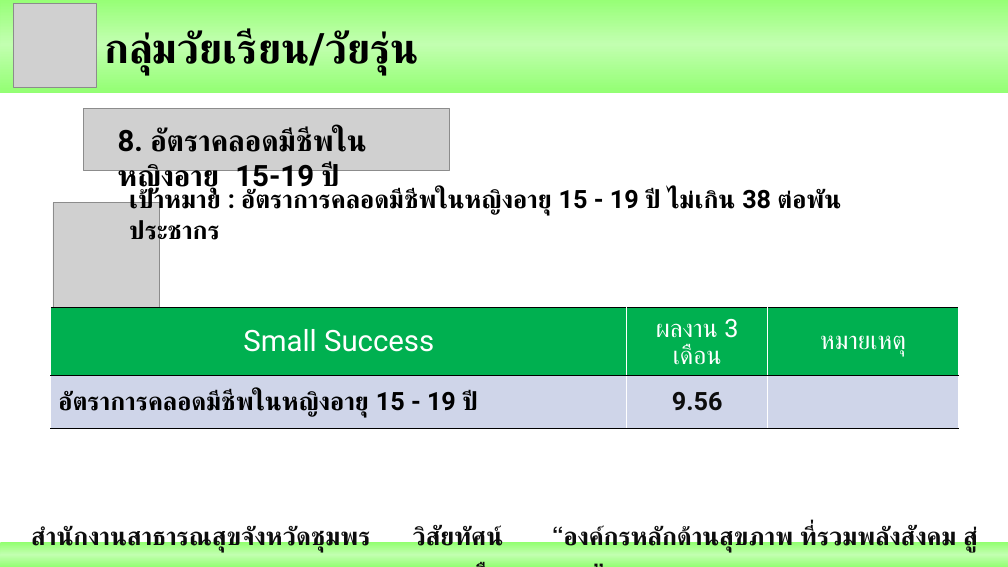
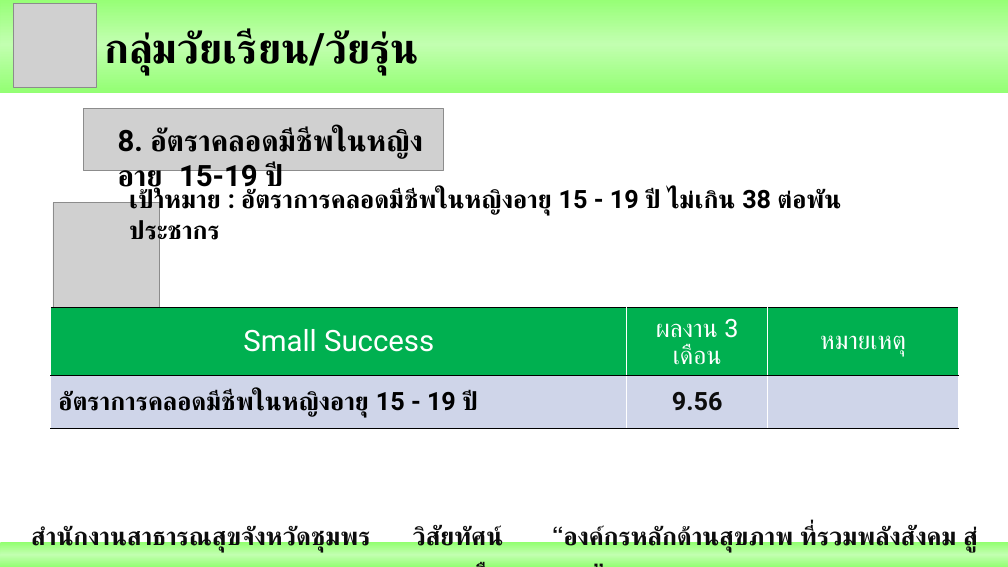
Before and after one commit to joblackpoc/Jobs_SSJ, a slide deck: slide 18 of นิเทศก์/Ready/รอส่งพี่กอบ/Poc_Mix_2_นิเทศก์ใหม่.pptx. Drawn at 1008x567 pixels with LibreOffice and Linux fonts; fonts in the diff are those of the drawing; grey boxes stand for pictures. Boxes give left, top, right and bottom in pixels: in the first picture for what was removed or moved away, otherwise in the second. Text is boxed around its words. In the diff, an @@ line names an element or a change of style, - is before the commit and + after.

```diff
--- a/นิเทศก์/Ready/รอส่งพี่กอบ/Poc_Mix_2_นิเทศก์ใหม่.pptx
+++ b/นิเทศก์/Ready/รอส่งพี่กอบ/Poc_Mix_2_นิเทศก์ใหม่.pptx
@@ picture resized from (x1=83, y1=108, x2=449, y2=171) to (x1=83, y1=108, x2=443, y2=171) @@
@@ text "8. อัตราคลอดมีชีพในหญิงอายุ 15-19 ปี" rewrapped from (x1=118, y1=128, x2=367, y2=194) to (x1=118, y1=128, x2=423, y2=194) @@
```
Also in this commit, not shown: 1 other file.
